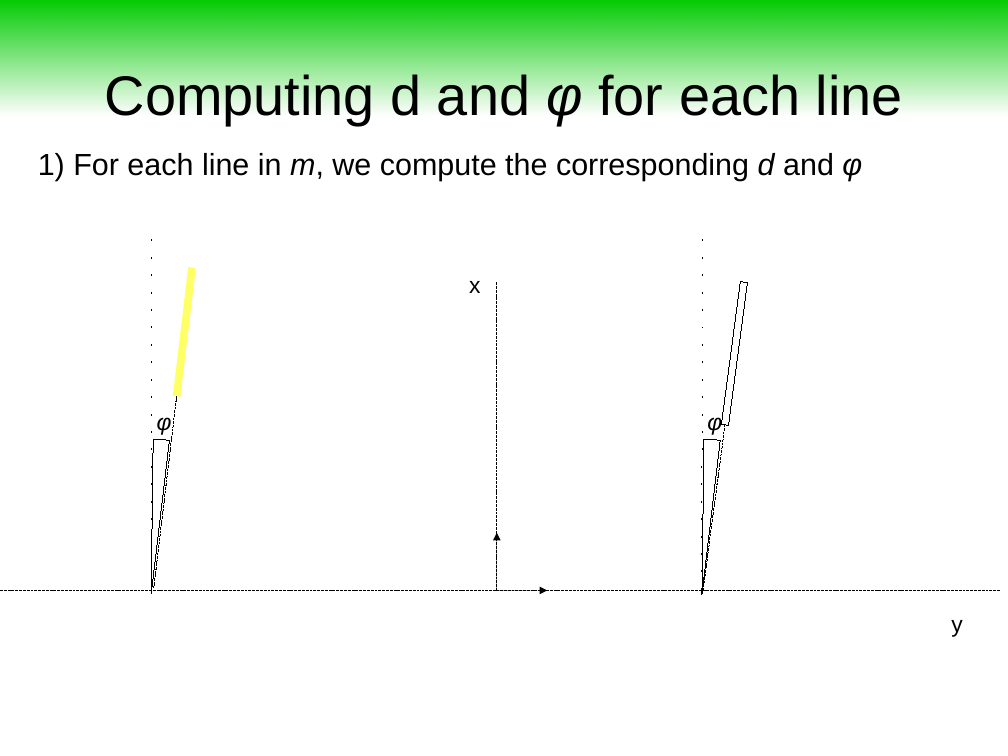
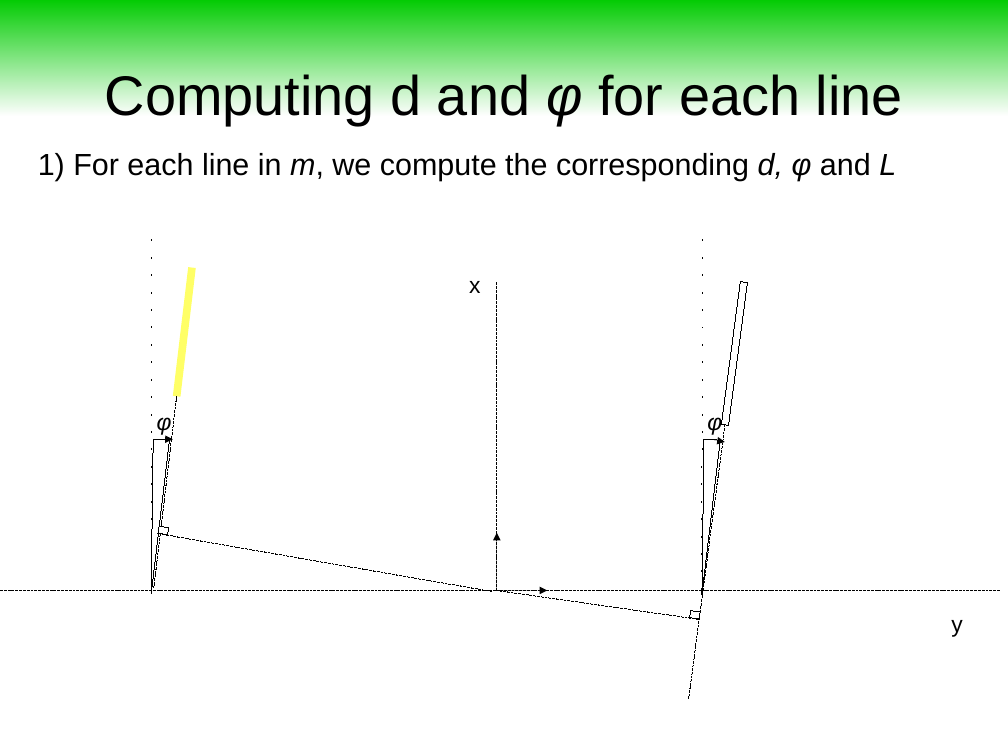
Before and after one commit to maivincent/MISE_presentations, a slide deck: slide 32 of step2_3_Lane_filter.odp (slide 27 before the commit). Drawn at 1008x756 pixels with LibreOffice and Linux fonts; fonts in the diff are those of the drawing. Boxes give left, top, right and bottom in pixels: in the first picture for what was removed or moved away, otherwise in the second. Text is boxed around its words. In the diff, an @@ line names an element or a change of style, - is before the commit and + after.

```diff
--- a/step2_3_Lane_filter.odp
+++ b/step2_3_Lane_filter.odp
@@ text at (38, 153, 896, 181): text changed @@
-1) For each line in m, we compute the corresponding d and φ
+1) For each line in m, we compute the corresponding d, φ and L
@@ arrow added from (166, 439) to (173, 439), #000000 0 pt @@
@@ line moved from (725, 425) - (703, 589) to (725, 425) - (689, 699) @@
@@ arrow added from (714, 440) to (725, 442), #000000 0 pt @@
@@ rectangle added at (158, 526, 169, 535), fill #FFFFFF, outline #000000 0 pt @@
@@ line added from (159, 534) to (491, 592), #000000 0 pt @@
@@ line added from (699, 619) to (497, 591), #000000 0 pt @@
@@ rectangle added at (690, 610, 701, 619), fill #FFFFFF, outline #000000 0 pt @@
```
Also in this commit, not shown: 12 slides added, 2 slides removed, 34 other files.
